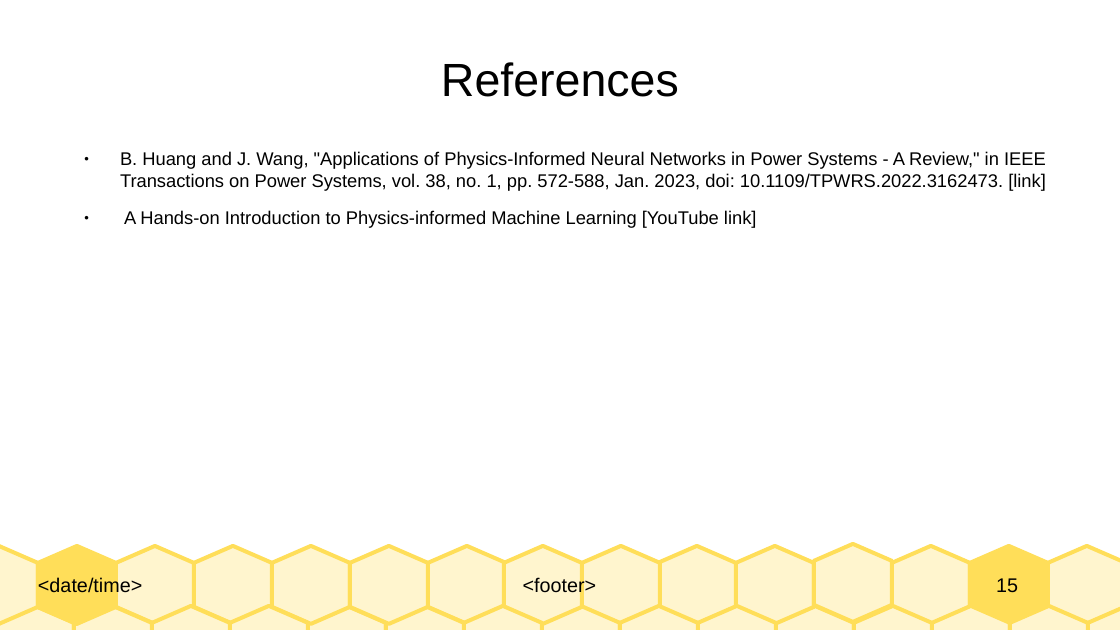
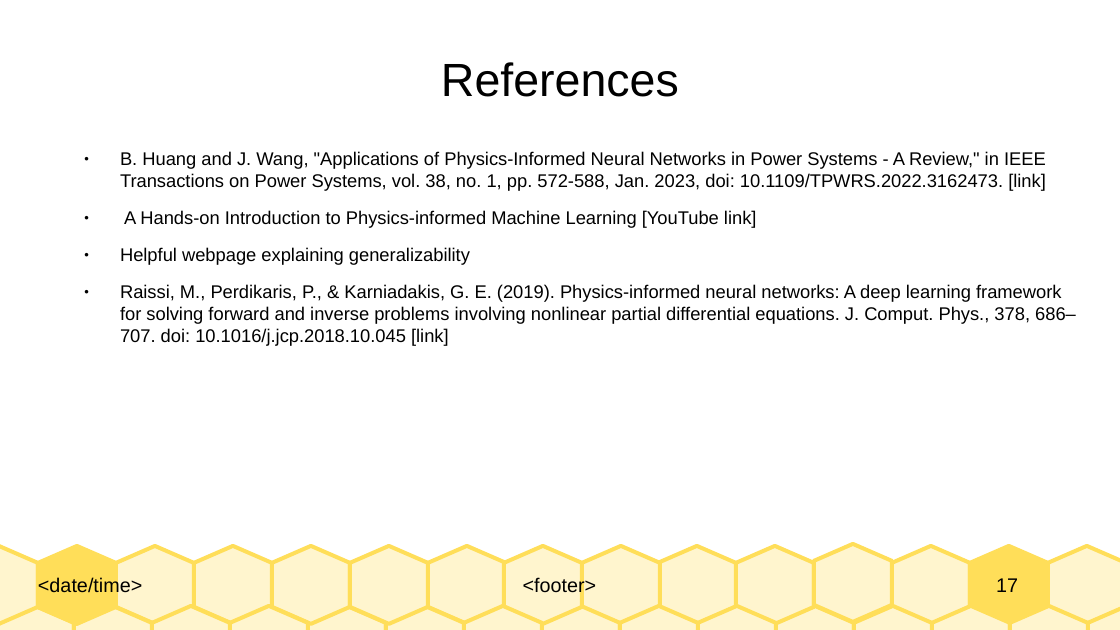
Before and after one commit to Realife-Brahmin/OriginalDocsHub, a slide deck: slide 17 of research_showcase/physicsInformedNeuralNetworks_aryan_ritwajeet_jha.odp (slide 15 before the commit). Drawn at 1120x630 pixels with LibreOffice and Linux fonts; fonts in the diff are those of the drawing. Boxes give left, top, right and bottom in pixels: in the first picture for what was removed or moved away, otherwise in the second. Text is boxed around its words. In the diff, an @@ line names an element or a change of style, - is before the commit and + after.

```diff
--- a/research_showcase/physicsInformedNeuralNetworks_aryan_ritwajeet_jha.odp
+++ b/research_showcase/physicsInformedNeuralNetworks_aryan_ritwajeet_jha.odp
@@ text at bbox=[120, 247, 1076, 346]: paragraphs added @@
+● Helpful webpage explaining generalizability
+● Raissi, M., Perdikaris, P., & Karniadakis, G. E. (2019). Physics-informed neural networks: A deep learning framework for solving forward and inverse problems involving nonlinear partial differential equations. J. Comput. Phys., 378, 686–707. doi: 10.1016/j.jcp.2018.10.045 [link]
@@ page number at bbox=[996, 578, 1018, 592]: text changed @@
-15
+17
```
Also in this commit, not shown: 4 other slides changed, 2 slides added, 1 other file.
